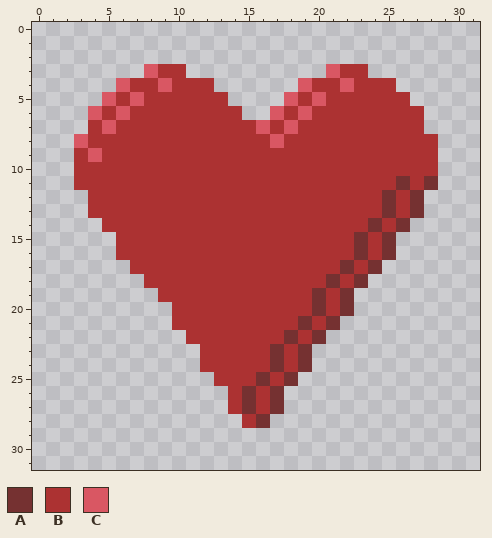
Pixel-art file -- assets/sprites/heart.aseprite. This is how it looked before the edit.
32x32 pixels, 1 frame.
Palette (. is transparent): A #753131  B #ac3232  C #d95763
Pixels before, first column x 3:
 3 .....CBB..........CBB.....
 4 ...CBBCBBB......CBBCBBB...
 5 ..CBCBBBBBB....CBCBBBBBB..
 6 .CBCBBBBBBBB..CBCBBBBBBBB.
 7 .BCBBBBBBBBBBCBCBBBBBBBBB.
 8 CBBBBBBBBBBBBBCBBBBBBBBBBB
 9 BCBBBBBBBBBBBBBBBBBBBBBBBB
10 BBBBBBBBBBBBBBBBBBBBBBBBBB
11 BBBBBBBBBBBBBBBBBBBBBBBABA
12 .BBBBBBBBBBBBBBBBBBBBBABA.
13 .BBBBBBBBBBBBBBBBBBBBBABA.
14 ..BBBBBBBBBBBBBBBBBBBABA..
15 ...BBBBBBBBBBBBBBBBBABA...
16 ...BBBBBBBBBBBBBBBBBABA...
17 ....BBBBBBBBBBBBBBBABA....
18 .....BBBBBBBBBBBBBABA.....
19 ......BBBBBBBBBBBABA......
20 .......BBBBBBBBBBABA......
21 .......BBBBBBBBBABA.......
22 ........BBBBBBBABA........
23 .........BBBBBABA.........
24 .........BBBBBABA.........
25 ..........BBBABA..........
26 ...........BABA...........
27 ...........BABA...........
28 ............BA............
Once edited:
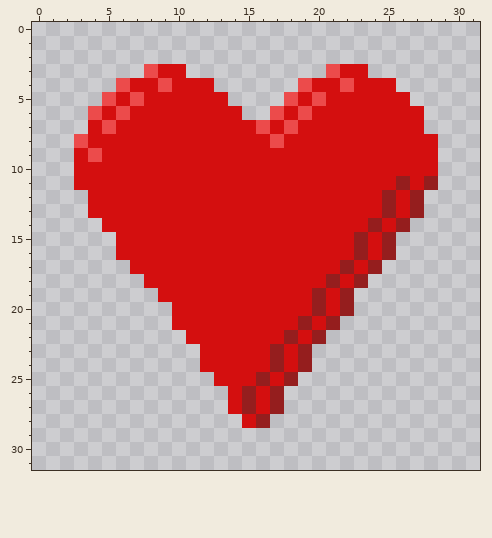
Change:
colour A: #753131 -> #951e1e
colour B: #ac3232 -> #d40f0f
colour C: #d95763 -> #ec4b4b
Boxes around the changes in both pictures, in picture pixels (x1, y1, x2, y2):
changed: (74, 64, 438, 428)
